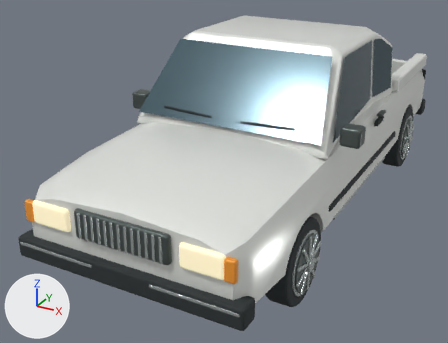
The glTF model vehicles/a_traktor.glb: old version first, new version second.
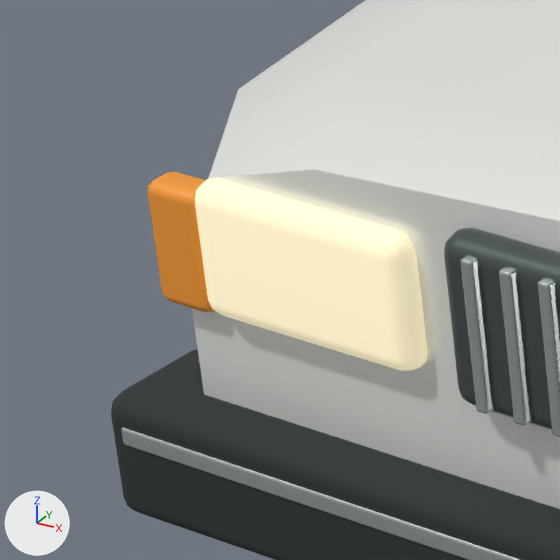
The first picture shows the older version from a camera (50 mm lens) standing at (2.19, -4.98, 2.65) and looking at (-0.31, -0.44, 0.37). The close-ups show the older and then the newer version on the part from 0% to 21% of the width and 50% to 77% of the height of that picture. Only the edits that show in the close-ups are written down. Lighting does not change. The marker at lower left points along +X, +Y and +Z. Where no turn or scale is listed for an object, it has been applied to the vertices.

Objects in the first close-up: 'Black bumper', 'Bumper bright strip', 'Front amber sidelight', 'Grille rib', 'Grille rib.001', 'Grille rib.002', 'Headlight', 'Pressed steel body', 'Radiator grille'.
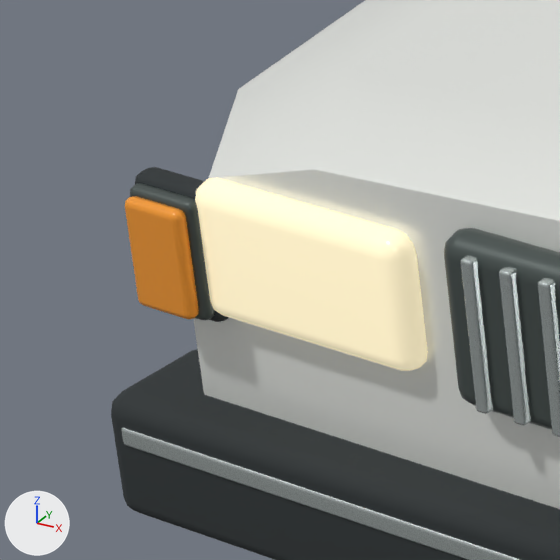
Pixel boxes [x1, y1, x2, y2] of what changed, in the close-ups (560 x 560 px):
```json
{"object": "Front amber indicator", "change": "added", "after": [125, 196, 199, 319], "on screen": "orange"}
{"object": "Front amber sidelight", "change": "deleted", "before": [148, 172, 215, 312], "on screen": "orange"}
{"object": "Front indicator housing", "change": "added", "after": [130, 183, 215, 320]}
{"object": "Front indicator gasket", "change": "added", "after": [135, 167, 229, 322]}
```

Scene script edits in JSON lines:
```json
{"op": "add", "block": "me_cube_069_1", "code": ["me_cube_069_1 = bpy.data.meshes.new('Cube.069')", "me_cube_069_1.from_pydata(...)  # 96 vertices, 188 faces; spans x -0.049..0.049, y -0.012..0.012, z -0.076..0.076", "me_cube_069_1.materials.append(mat_graphite_trim)  # dark grey #4d5755"]}
{"op": "add", "block": "me_cube_068_1", "code": ["me_cube_068_1 = bpy.data.meshes.new('Cube.068')", "me_cube_068_1.from_pydata(...)  # 96 vertices, 188 faces; spans x -0.056..0.056, y -0.018..0.018, z -0.084..0.084", "me_cube_068_1.materials.append(mat_tire_rubber)  # dark grey #2c3234"]}
{"op": "add", "block": "me_cube_070_1", "code": ["me_cube_070_1 = bpy.data.meshes.new('Cube.070')", "me_cube_070_1.from_pydata(...)  # 96 vertices, 188 faces; spans x -0.0425..0.0425, y -0.01..0.01, z -0.0685..0.0685", "me_cube_070_1.materials.append(mat_rear_amber_optic)  # orange #f69b32"]}
{"op": "remove", "block": "ob_front_amber_sidelight", "code": ["ob_front_amber_sidelight = bpy.data.objects.new('Front amber sidelight', me_cube_068)", "ob_front_amber_sidelight.location = (-0.767, -2.32, 0.71)"]}
{"op": "add", "block": "ob_front_indicator_housing", "code": ["ob_front_indicator_housing = bpy.data.objects.new('Front indicator housing', me_cube_069_1)", "ob_front_indicator_housing.location = (-0.767, -2.347, 0.71)"]}
{"op": "add", "block": "ob_front_indicator_gasket", "code": ["ob_front_indicator_gasket = bpy.data.objects.new('Front indicator gasket', me_cube_068_1)", "ob_front_indicator_gasket.location = (-0.767, -2.327, 0.71)"]}
{"op": "add", "block": "ob_front_amber_indicator", "code": ["ob_front_amber_indicator = bpy.data.objects.new('Front amber indicator', me_cube_070_1)", "ob_front_amber_indicator.location = (-0.767, -2.364, 0.71)"]}
```
